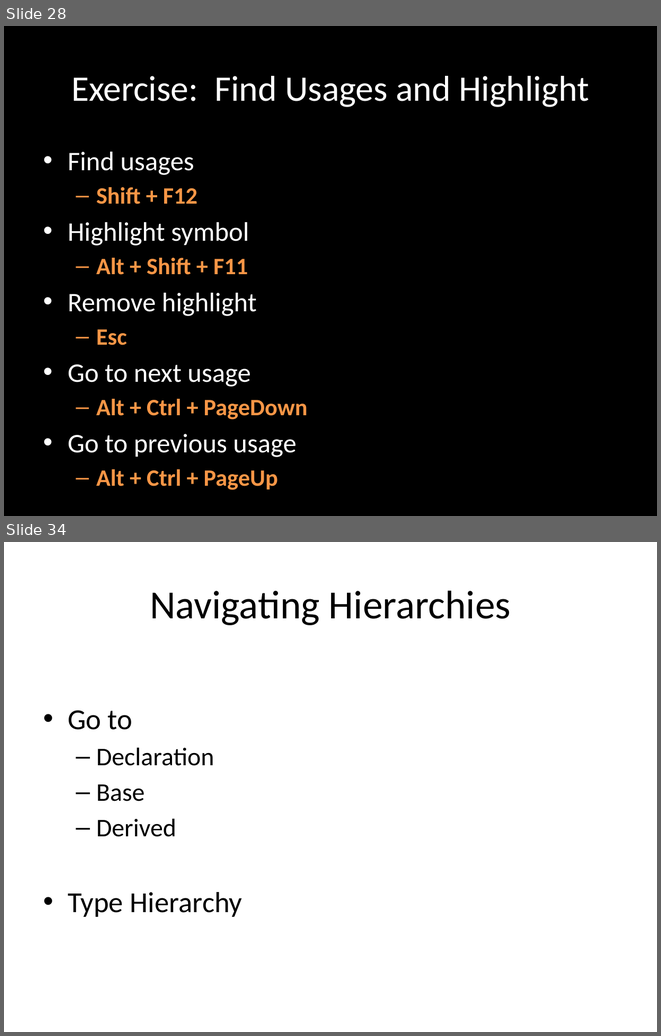
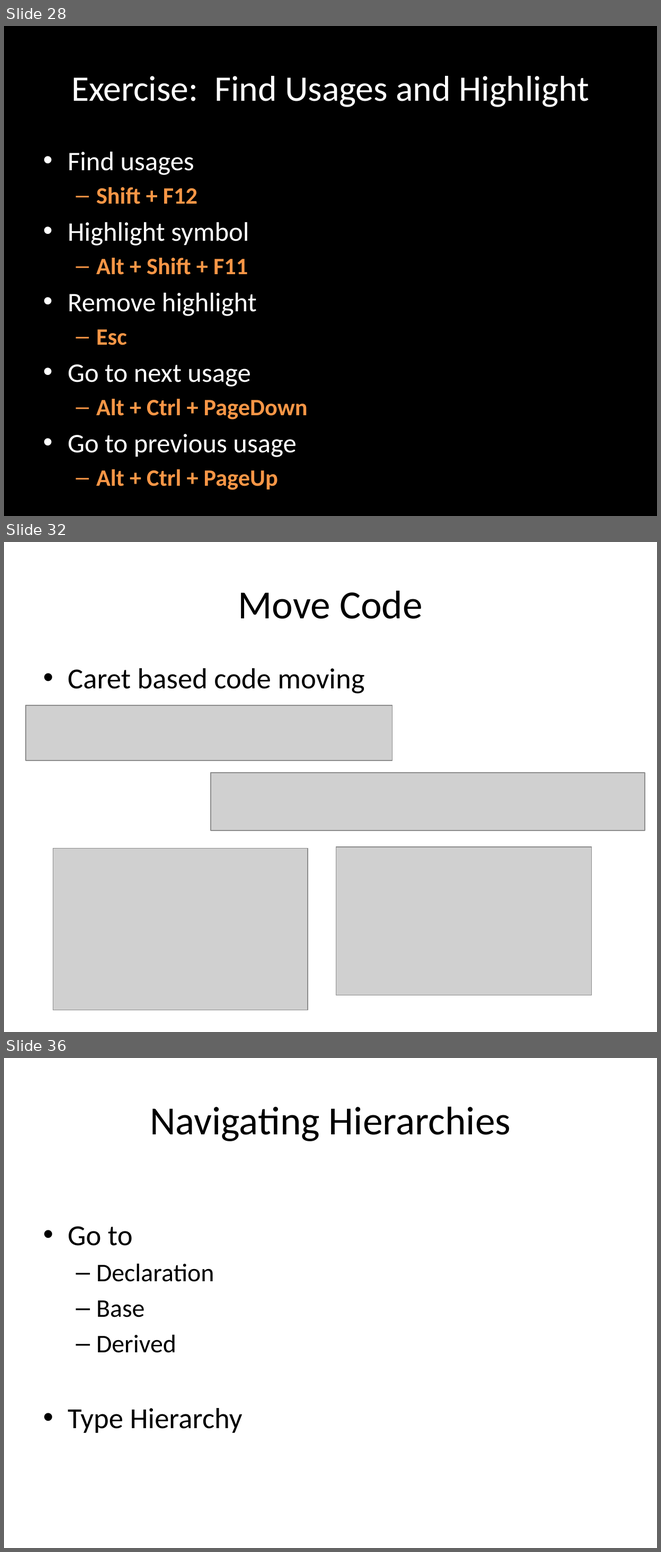
Before and after one commit to rasmuskl/ReSharperCourse, a slide deck: Presentations/2 - Exercises - ReSharper Course.pptx. Shown one above the other, each under a label of ours: slides 28 and 34 before the commit, slides 28, 32 and 36 after it; the slides between them are not shown. The pictures are 661x1036 and 661x1552 pixels, drawn with LibreOffice and Linux fonts; fonts in the diff are those of the drawing; grey boxes stand for pictures. Boxes give left, top, right and bottom in pixels: in the first picture for what was removed or moved away, otherwise in the second. Text is boxed around its words. In the diff, an @@ line names an element or a change of style, - is before the commit and + after.

```diff
--- a/Presentations/2 - Exercises - ReSharper Course.pptx
+++ b/Presentations/2 - Exercises - ReSharper Course.pptx
@@ slide 32 added at <box>4,542,657,1032</box>, background #FFFFFF @@
@@ title added at <box>238,590,423,619</box>, 44 pt, text #000000 @@
+Move Code
@@ text added at <box>68,668,364,694</box>, 32 pt, text #000000 @@
+• Caret based code moving
@@ picture added at <box>26,705,392,760</box> @@
@@ picture added at <box>211,773,645,831</box> @@
@@ picture added at <box>53,848,308,1010</box> @@
@@ picture added at <box>336,847,591,995</box> @@
@@ what was slide 34 is now slide 36 @@
```
Also in this commit, not shown: 4 slides changed, 1 other slide added.
